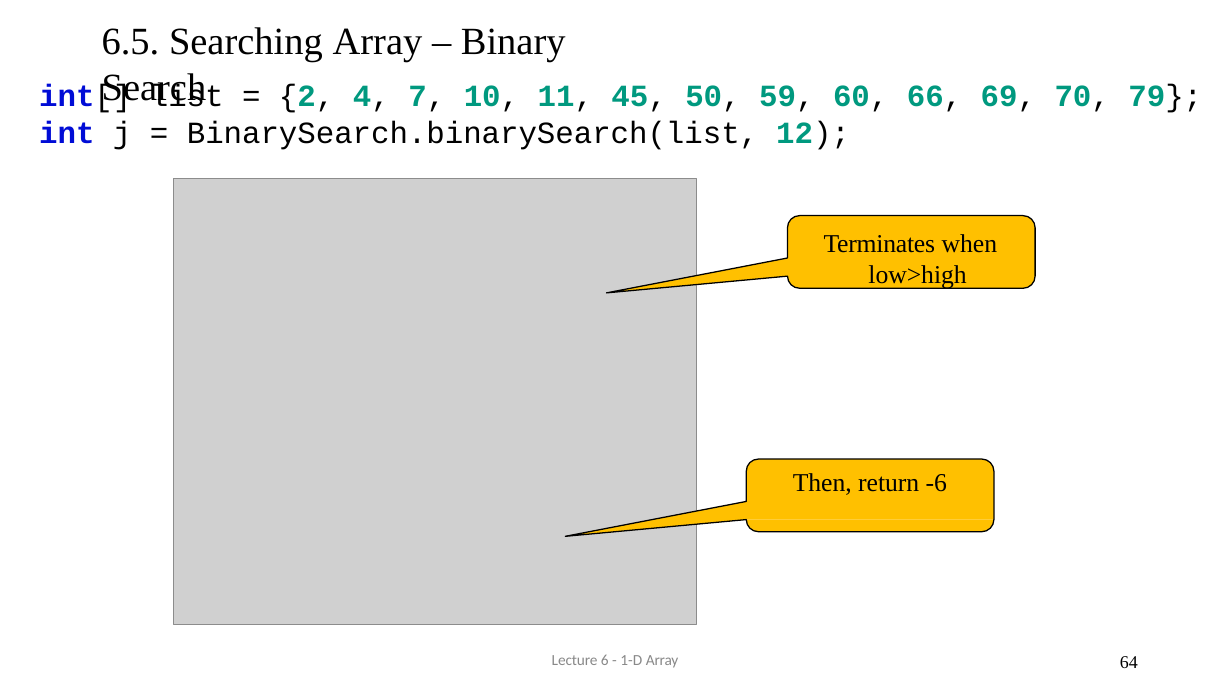
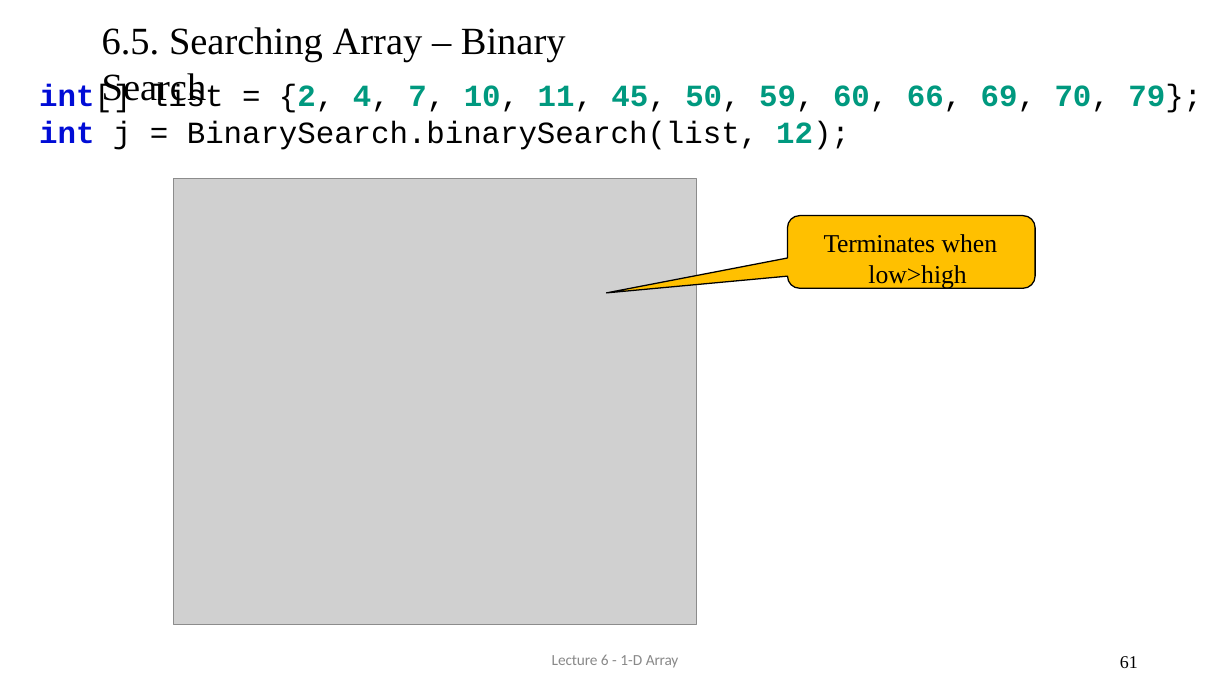
Before and after one commit to AughdonBreslin/CS501IntroToJava, a slide deck: slide 61 of Lectures/6_1DArray.pptx (slide 64 before the commit). Drawn at 1232x693 pixels with LibreOffice and Linux fonts; fonts in the diff are those of the drawing; grey boxes stand for pictures. Boxes give left, top, right and bottom in pixels: in the first picture for what was removed or moved away, otherwise in the second. Text is boxed around its words. In the diff, an @@ line names an element or a change of style, - is before the commit and + after.

```diff
--- a/Lectures/6_1DArray.pptx
+++ b/Lectures/6_1DArray.pptx
@@ freeform shape removed at [566, 459, 994, 537] @@
@@ freeform shape removed at [566, 459, 994, 537] @@
@@ text removed at [793, 473, 947, 495] @@
-Then, return -6
@@ page number at [1120, 656, 1138, 668]: text changed @@
-64
+61
```
Also in this commit, not shown: 6 other slides changed, 3 slides removed, 23 other files.
